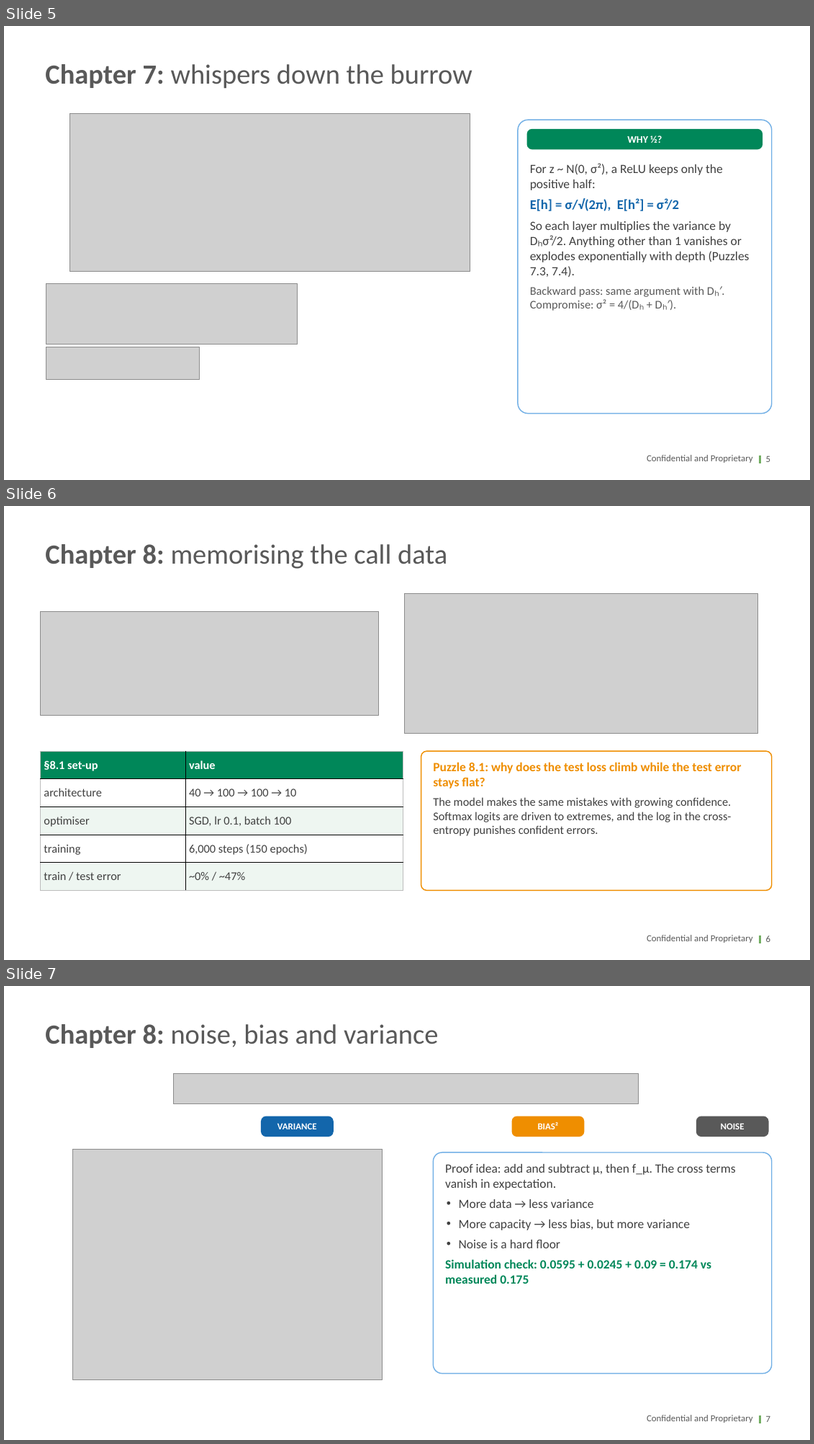
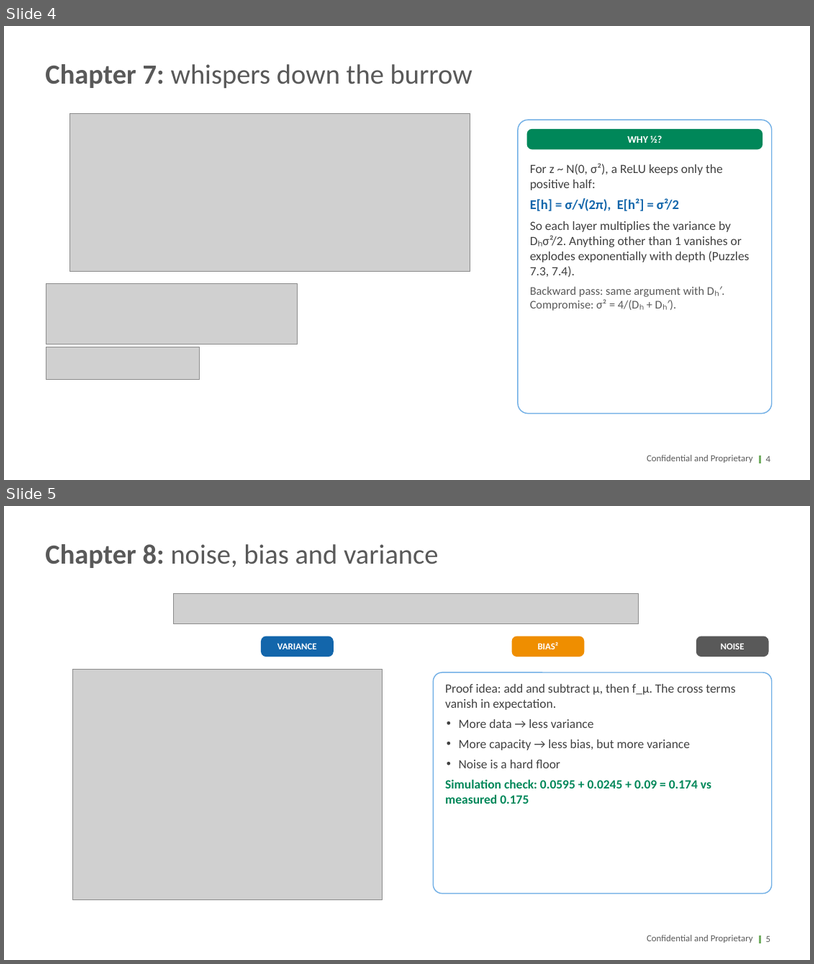
Before and after one commit to transitionbio/udl-ch1-8-tutorial, a slide deck: slides/TBio_UDL_S3_Backprop_Performance_Ch7-8.pptx. Shown one above the other, each under a label of ours: slides 5, 6 and 7 before the commit, slides 4 and 5 after it. The pictures are 814x1444 and 814x964 pixels, drawn with LibreOffice and Linux fonts; fonts in the diff are those of the drawing; grey boxes stand for pictures; background and template pictures are left out. Boxes give left, top, right and bottom in pixels: in the first picture for what was removed or moved away, otherwise in the second. Text is boxed around its words. In the diff, an @@ line names an element or a change of style, - is before the commit and + after.

```diff
--- a/slides/TBio_UDL_S3_Backprop_Performance_Ch7-8.pptx
+++ b/slides/TBio_UDL_S3_Backprop_Performance_Ch7-8.pptx
@@ slide 6 removed at (x1=4, y1=506, x2=810, y2=960), background #FFFFFF; not listed: 3 template elements that a slide beside it also shows @@
@@ title removed at (x1=45, y1=544, x2=448, y2=569) @@
-Chapter 8: memorising the call data
@@ picture removed at (x1=40, y1=611, x2=379, y2=716) @@
@@ picture removed at (x1=405, y1=594, x2=759, y2=733) @@
@@ table removed at (x1=40, y1=751, x2=404, y2=890), 5 rows, 2 columns @@
-§8.1 set-up | value
-architecture | 40 → 100 → 100 → 10
-optimiser | SGD, lr 0.1, batch 100
-training | 6,000 steps (150 epochs)
-train / test error | ~0% / ~47%
@@ rounded rectangle removed at (x1=422, y1=751, x2=772, y2=890) @@
@@ text removed at (x1=433, y1=762, x2=742, y2=836) @@
-Puzzle 8.1: why does the test loss climb while the test error stays flat?
-The model makes the same mistakes with growing confidence. Softmax logits are driven to extremes, and the log in the cross-entropy punishes confident errors.
@@ page number removed at (x1=766, y1=935, x2=771, y2=942) @@
-6
@@ what was slide 5 is now slide 4 @@
@@ page number at (x1=766, y1=456, x2=771, y2=462): text changed @@
-5
+4
@@ what was slide 7 is now slide 5 @@
@@ page number at (x1=766, y1=936, x2=771, y2=942): text changed @@
-7
+5
```
Also in this commit, not shown: 1 slide changed, 2 other slides removed, 9 other files.
